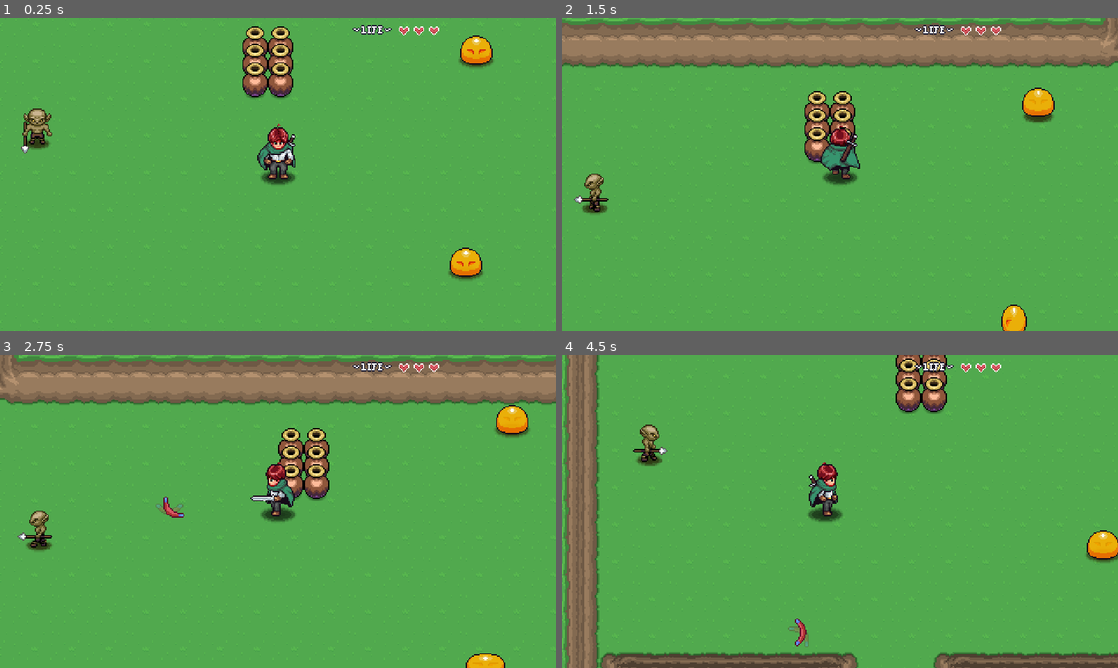
Above: before the commit, frames 1-4 (two rows, left to right).
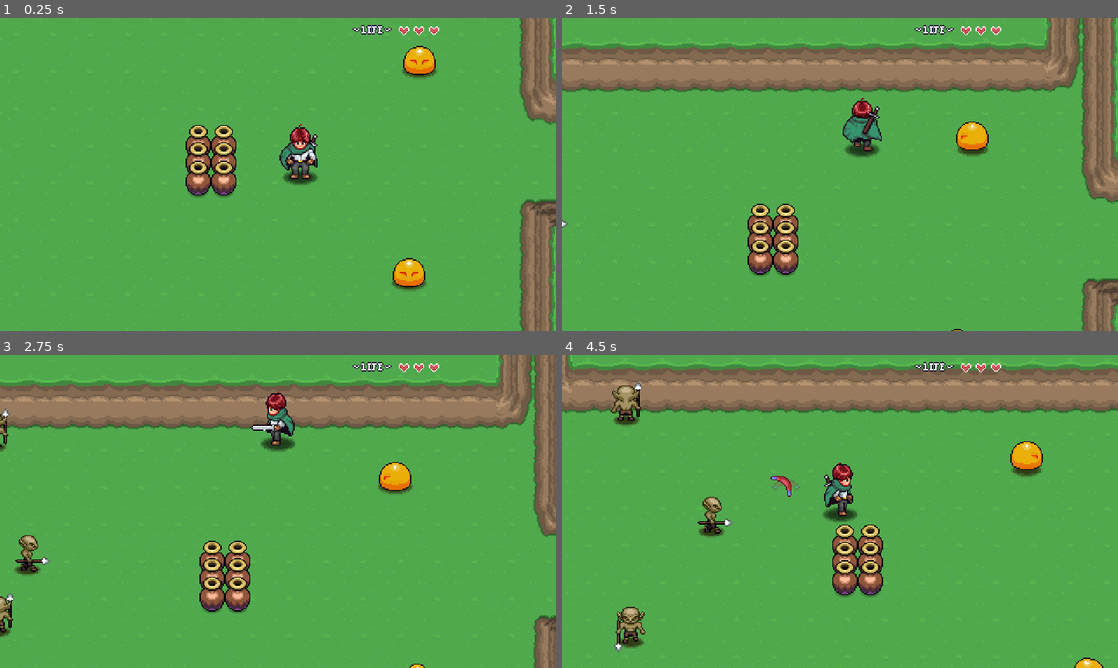
Above: after the commit, the same moments.

Repository: shawndeprey/aarpg
Game: Godot game, scene res://Levels/Area 1/01.tscn
The game is run twice, just before and just after one commit, with the same random seed, the same clock (stepped at 60 frames per second) and the same inputs. This scene is started directly instead of the project's main scene. Sound files missing from this copy of the repository are replaced by a short silence.
Inputs:
- Up to frame 1 (0.25 s): no input
- Up to frame 2 (1.5 s): tap Enter (ui_accept) at 0.5, 0.77 s; hold C (ability) 0.53-1.28 s; hold Up (up) from 0.53 s (still down); tap C (ability) at 1.35 s
- Up to frame 3 (2.75 s): tap Enter (ui_accept) at 1.52 s; release Up (up) at 2.03 s; hold Left (left) from 2.03 s (still down); hold Z (attack) from 2.03 s (still down); tap C (ability) at 2.3 s
- Up to frame 4 (4.5 s): release Z (attack) at 2.78 s; tap X (interact) at 2.85 s; tap Enter (ui_accept) at 3.02, 3.77 s; tap C (ability) at 3.05, 3.8, 4.35 s; release Left (left) at 3.53 s; hold Down (down) 3.53-4.28 s; hold P (test) 3.53-4.28 s; hold Right (right) from 4.28 s (still down)

The runs differ from the first frame. In frame 1, 12% of the frame differs, in the area x 3-100%, y 0-100%; in frame 2, 29%; in frame 3, 28%; in frame 4, 29%, in the area x 0-100%, y 0-100%.

Commit message:
Add advanced enemy pathfinding state and fix pot bug

Diff:
--- a/Enemies/Scripts/States/enemy_state_chase.gd
+++ b/Enemies/Scripts/States/enemy_state_chase.gd
@@ -1,4 +1,6 @@
 class_name EnemyStateChase extends EnemyState
+
+const PATHFINDER: PackedScene = preload("res://Enemies/pathfinder.tscn")
 
 @export var anim_name: String = "chase"
 @export var chase_speed: float = 20.0
@@ -8,6 +10,8 @@
 @export var attack_area: HurtBox
 @export var state_aggro_duration: float = 2
 @export var next_state: EnemyState
+
+var pathfinder: Pathfinder
 
 var _timer: float = 0.0
 var _direction: Vector2
@@ -22,20 +26,22 @@
 
 # What happens when the player enters this state?
 func Enter() -> void:
+	pathfinder = PATHFINDER.instantiate() as Pathfinder
+	enemy.add_child(pathfinder)
 	_timer = state_aggro_duration
 	enemy.UpdateAnimation(anim_name)
 	if attack_area: attack_area.monitoring = true
 
 # What happens when the player exits this state?
 func Exit() -> void:
+	pathfinder.queue_free()
 	if attack_area: attack_area.monitoring = false
 	_can_see_player = false
 
 # What happens during the _process update in this State?
 func Process(delta: float) -> EnemyState:
 	if PlayerManager.player.is_dead(): return next_state
-	var new_dir: Vector2 = enemy.global_position.direction_to(PlayerManager.player.global_position)
-	_direction = lerp(_direction, new_dir, turn_rate)
+	_direction = lerp(_direction, pathfinder.move_dir, turn_rate)
 	enemy.velocity = _direction * chase_speed
 	if enemy.SetDirection(_direction):
 		enemy.UpdateAnimation(anim_name)
--- /dev/null
+++ b/Enemies/Scripts/pathfinder.gd
@@ -0,0 +1,89 @@
+class_name Pathfinder extends Node2D
+
+var vectors : Array[Vector2] = [
+	Vector2(0,-1), #UP
+	Vector2(1,-1), #UP/RIGHT
+	Vector2(1,0),  #RIGHT
+	Vector2(1,1),  #DOWN/RIGHT
+	Vector2(0,1),  #DOWN
+	Vector2(-1,1), #DOWN/LEFT
+	Vector2(-1,0), #LEFT
+	Vector2(-1,-1) #UP/LEFT
+]
+
+var interests: Array[float]
+var obstacles: Array[float] = [0, 0, 0, 0, 0, 0, 0, 0]
+var outcomes: Array[float] = [0, 0, 0, 0, 0, 0, 0, 0]
+var rays: Array[RayCast2D]
+
+var move_dir: Vector2 = Vector2.ZERO
+var best_path: Vector2 = Vector2.ZERO
+
+@onready var timer: Timer = $Timer
+
+func _ready() -> void:
+	# Gather Raycast2D nodes
+	for c in get_children():
+		if c is RayCast2D: rays.append(c)
+	# Normalize all vectors
+	for v in vectors:
+		v = v.normalized()
+	# Perform initial pathfinder function
+	set_path()
+	# Connect our timer
+	timer.timeout.connect(set_path)
+
+func _process(delta: float) -> void:
+	# Gradually update move_dir towards best_path. Other scripts will reference the move_dir in their movement code.
+	# The "lerp" will prevent hard direction changes, and most jittering or directionally confused looking behaviors from enemies.
+	move_dir = lerp(move_dir, best_path, 10 * delta)
+
+# Set the "best path" vector by checking for desired direction and considering obstacles
+func set_path() -> void:
+	# Get direction to player. Will go this direction if there are no obstacles
+	var player_dir: Vector2 = global_position.direction_to(PlayerManager.player.global_position)
+
+	# Reset obstacle values
+	for i in 8:
+		obstacles[i] = 0
+		outcomes[i] = 0
+
+	# Check each Raycast2D for collisions & update values in obstacles array
+	for i in 8:
+		if rays[i].is_colliding():
+			obstacles[i] += 4
+			var next
+			obstacles[get_next_i(i)] += 1
+			obstacles[get_prev_i(i)] += 1
+
+	# If there are no obstacles, recommend path in direction of player
+	if obstacles.max() == 0:
+		best_path = player_dir
+		return
+
+	# Populate our interest array. This array contains values that represent the desirability of each direction.
+	interests.clear()
+	for v in vectors:
+		# We want the dot product: A dot product is an operation that takes two vectors
+		# and returns a value which represents how closely they align, essentially measuring
+		# the "overlap" between their directions. Higher values means more similar vectors
+		interests.append(v.dot(player_dir))
+
+	# Populate outcomes array by combining interest & obcstacle arrays
+	for i in 8:
+		outcomes[i] = interests[i] - obstacles[i]
+
+	# Set the best bath with the Vector2 that corresponds with the outcome with the highest value
+	best_path = vectors[outcomes.find(outcomes.max())]
+
+# Returns the next index value, wrapping at 8
+func get_next_i( i : int ) -> int:
+	var n_i : int = i + 1
+	if n_i >= 8: return 0
+	else: return n_i
+
+# Returns the previous index value, wrapping at -1
+func get_prev_i( i : int ) -> int:
+	var n_i : int = i - 1
+	if n_i < 0: return 7
+	else: return n_i
--- a/Enemies/goblin/goblin.tscn
+++ b/Enemies/goblin/goblin.tscn
@@ -798,6 +798,7 @@
 
 [node name="Chase" type="Node" parent="EnemyStateMachine" node_paths=PackedStringArray("vision_area", "attack_area", "next_state")]
 script = ExtResource("15_tms72")
+chase_speed = 40.0
 vision_area = NodePath("../../VisionArea")
 attack_area = NodePath("../../Sprite2D/AttackHurtBox")
 next_state = NodePath("../Idle")
--- /dev/null
+++ b/Enemies/pathfinder.tscn
@@ -0,0 +1,49 @@
+[gd_scene load_steps=2 format=3 uid="uid://b6e2tauntgmtq"]
+
+[ext_resource type="Script" path="res://Enemies/Scripts/pathfinder.gd" id="1_1s8ux"]
+
+[node name="Pathfinder" type="Node2D"]
+script = ExtResource("1_1s8ux")
+
+[node name="RayCast2D" type="RayCast2D" parent="."]
+target_position = Vector2(0, -32)
+collision_mask = 272
+
+[node name="RayCast2D2" type="RayCast2D" parent="."]
+rotation = 0.785398
+target_position = Vector2(0, -32)
+collision_mask = 272
+
+[node name="RayCast2D3" type="RayCast2D" parent="."]
+rotation = 1.5708
+target_position = Vector2(0, -32)
+collision_mask = 272
+
+[node name="RayCast2D4" type="RayCast2D" parent="."]
+rotation = 2.35619
+target_position = Vector2(0, -32)
+collision_mask = 272
+
+[node name="RayCast2D5" type="RayCast2D" parent="."]
+rotation = 3.14159
+target_position = Vector2(0, -32)
+collision_mask = 272
+
+[node name="RayCast2D6" type="RayCast2D" parent="."]
+rotation = 3.92699
+target_position = Vector2(0, -32)
+collision_mask = 272
+
+[node name="RayCast2D7" type="RayCast2D" parent="."]
+rotation = 4.71239
+target_position = Vector2(0, -32)
+collision_mask = 272
+
+[node name="RayCast2D8" type="RayCast2D" parent="."]
+rotation = 5.49779
+target_position = Vector2(0, -32)
+collision_mask = 272
+
+[node name="Timer" type="Timer" parent="."]
+wait_time = 0.2
+autostart = true
--- a/Levels/Area 1/01.tscn
+++ b/Levels/Area 1/01.tscn
@@ -17,7 +17,7 @@
 tile_map_data = PackedByteArray("AAD+//7/AAAOAAUAAAD+////AAAOAAUAAAD+/wAAAAAOAAUAAAD+/wEAAAAOAAUAAAD+/wIAAAAOAAUAAAD+/w …(3568 unchanged characters)…
 
 [node name="PlayerSpawn" parent="." instance=ExtResource("2_3f3mu")]
-position = Vector2(255, 148)
+position = Vector2(323, 139)
 
 [node name="LevelTransition" parent="." instance=ExtResource("4_435l3")]
 position = Vector2(544, 128)
@@ -39,20 +39,26 @@
 [node name="Goblin" parent="." instance=ExtResource("6_qik73")]
 position = Vector2(47, 120)
 
+[node name="Goblin2" parent="." instance=ExtResource("6_qik73")]
+position = Vector2(46, 42)
+
+[node name="Goblin3" parent="." instance=ExtResource("6_qik73")]
+position = Vector2(50, 201)
+
 [node name="Pot" parent="." instance=ExtResource("8_o1aca")]
-position = Vector2(235, 47)
+position = Vector2(235, 123)
 
 [node name="Pot2" parent="." instance=ExtResource("8_o1aca")]
-position = Vector2(257, 47)
+position = Vector2(257, 123)
 
 [node name="Pot3" parent="." instance=ExtResource("8_o1aca")]
-position = Vector2(235, 62)
+position = Vector2(235, 138)
 
 [node name="Pot4" parent="." instance=ExtResource("8_o1aca")]
-position = Vector2(257, 62)
+position = Vector2(257, 138)
 
 [node name="Pot5" parent="." instance=ExtResource("8_o1aca")]
-position = Vector2(235, 78)
+position = Vector2(235, 154)
 
 [node name="Pot6" parent="." instance=ExtResource("8_o1aca")]
-position = Vector2(257, 78)
+position = Vector2(257, 154)
--- a/Props/pot/pot.tscn
+++ b/Props/pot/pot.tscn
@@ -133,7 +133,7 @@
 
 [node name="CharacterBody2D" type="CharacterBody2D" parent="."]
 collision_layer = 16
-collision_mask = 0
+collision_mask = 16
 
 [node name="Collidable2D" type="CollisionShape2D" parent="CharacterBody2D"]
 shape = SubResource("RectangleShape2D_qy618")
--- a/interactables/throwable/throwable.gd
+++ b/interactables/throwable/throwable.gd
@@ -44,8 +44,8 @@
 func setup_hurtbox() -> void:
 	hurt_box.monitoring = false
 	for c in get_children():
-		if c is Collidable2D:
-			var col: Collidable2D = c.duplicate()
+		if c is CollisionShape2D:
+			var col: CollisionShape2D = c.duplicate()
 			hurt_box.add_child(col)
 			col.debug_color = Color(1, 0, 0, 0.3)
 
Not shown, changed: README.md
